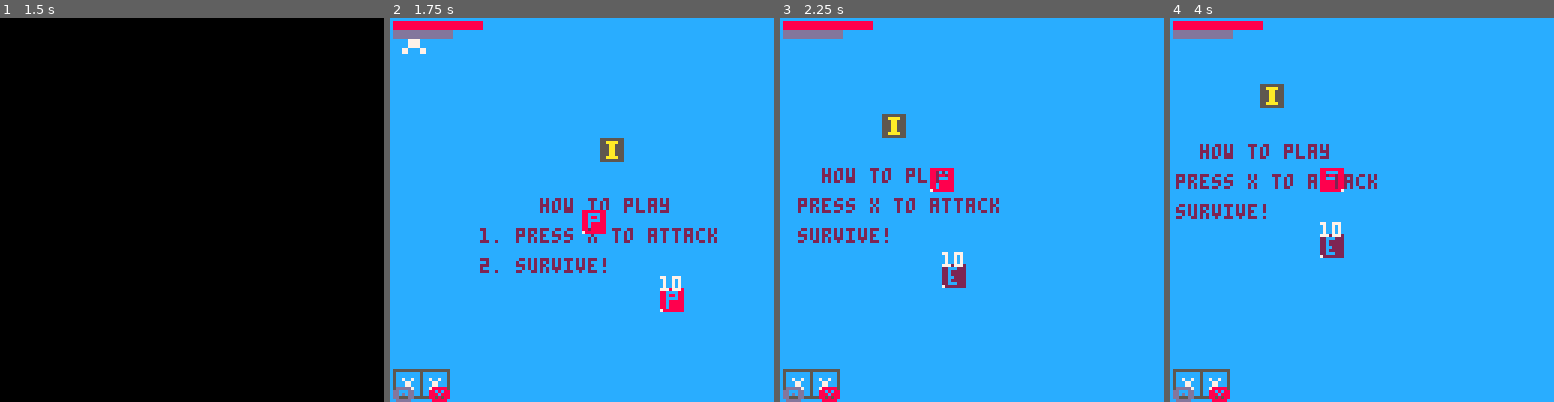
Above: before the commit, frames 1-4 (left to right).
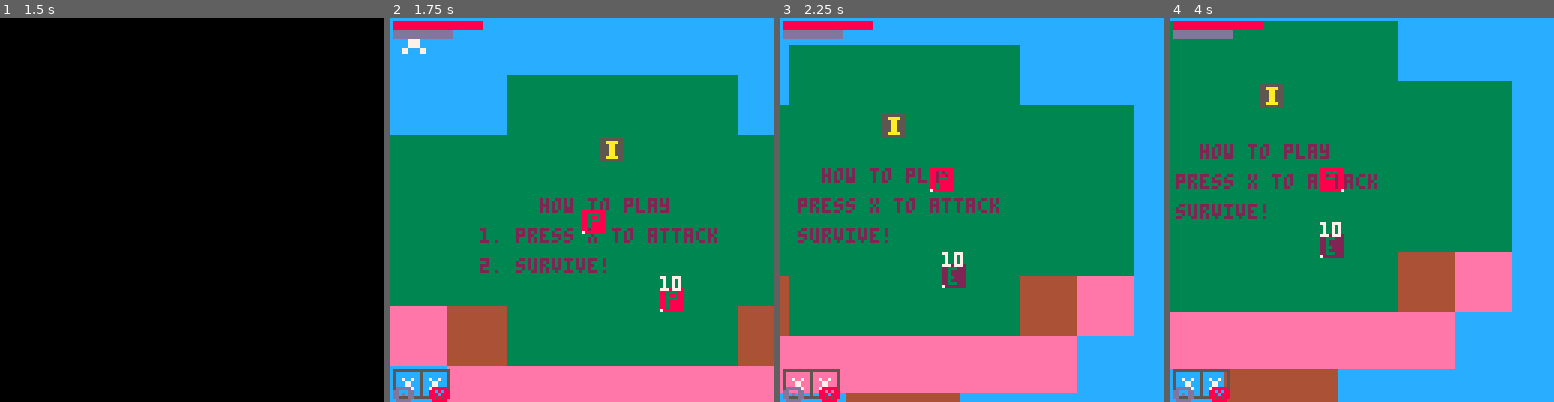
Above: after the commit, the same moments.

Repository: FrederikHR/GDB
Game: PICO-8 cartridge NewGame/main.p8
Two runs of this game, one before a commit and one after it. Both use one fixed random seed, a clock stepped at 60 frames per second and the inputs below.
Inputs:
- Up to frame 1 (1.5 s): tap X (X key) at 0.33, 1.07 s; tap O (Z key) at 0.7 s
- Up to frame 2 (1.75 s): hold Right from 1.6 s (still down); tap O (Z key) at 1.7 s
- Up to frame 3 (2.25 s): tap X (X key) at 1.85 s; release Right at 2.1 s; tap O (Z key) at 2.1 s; hold Up from 2.15 s (still down)
- Up to frame 4 (4 s): release Up at 2.42 s; hold Right 2.47-3.03 s; tap O (Z key) every 0.4 s from 2.5 to 3.7 s; tap X (X key) at 2.97 s; hold Left 3.08-3.58 s; hold Down 3.63-3.97 s

Frame 1 is identical in both runs. In frame 2, 74% of the frame differs, in the area x 0-100%, y 14-100%; in frame 3, 74%; in frame 4, 73%.

Commit message:
enemy blob

Diff:
--- a/NewGame/main.p8
+++ b/NewGame/main.p8
@@ -44,14 +44,14 @@
 555aa555220222221101111122022222110111110eee44000eeeeee00eee00000000000000000000000000000000000000000000000000000000000000000000
 55aaaa55220002221100011122000222110001110000400000ee4400000000000000000000000000000000000000000000000000000000000000000000000000
 55555555722222221711111122722222111711110000000000000000000000000000000000000000000000000000000000000000000000000000000000000000
-00000000000000000000000000000000000000000000000000000000000000000000000000000000000000000000000000000000000000000000000000000000
-00000000000000000000000000000000000000000000000000000000000000000000000000000000000000000000000000000000000000000000000000000000
-00000000000000000000000000000000000000000000000000000000000000000000000000000000000000000000000000000000000000000000000000000000
-00000000000000000000000000000000000000000000000000000000000000000000000000000000000000000000000000000000000000000000000000000000
-00000000000000000000000000000000000000000000000000000000000000000000000000000000000000000000000000000000000000000000000000000000
-00000000000000000000000000000000000000000000000000000000000000000000000000000000000000000000000000000000000000000000000000000000
-00000000000000000000000000000000000000000000000000000000000000000000000000000000000000000000000000000000000000000000000000000000
-00000000000000000000000000000000000000000000000000000000000000000000000000000000000000000000000000000000000000000000000000000000
+00000000000990000000000000000000000000000000000000000000000000000000000000000000000000000000000000000000000000000000000000000000
+00033000009999000033330000000000000000000000000000000000000000000000000000000000000000000000000000000000000000000000000000000000
+00333300099292003333333300000000000000000000000000000000000000000000000000000000000000000000000000000000000000000000000000000000
+03332320099999903333333300000000000000000000000000000000000000000000000000000000000000000000000000000000000000000000000000000000
+03333330099999903333333300000000000000000000000000000000000000000000000000000000000000000000000000000000000000000000000000000000
+0033380000999990e433334e00000000000000000000000000000000000000000000000000000000000000000000000000000000000000000000000000000000
+00038000000999000eeeeee000000000000000000000000000000000000000000000000000000000000000000000000000000000000000000000000000000000
+00000000000000000004400000000000000000000000000000000000000000000000000000000000000000000000000000000000000000000000000000000000
 00000000000000000000000000000000000000000000000000000000000000000000000000000000000000000000000000000000000000000000000000000000
 00000000000000000000000000000000000000000000000000000000000000000000000000000000000000000000000000000000000000000000000000000000
 007777000077c7000000000000000000000000000000000000000000000000000000000000000000000000000000000000000000000000000000000000000000
